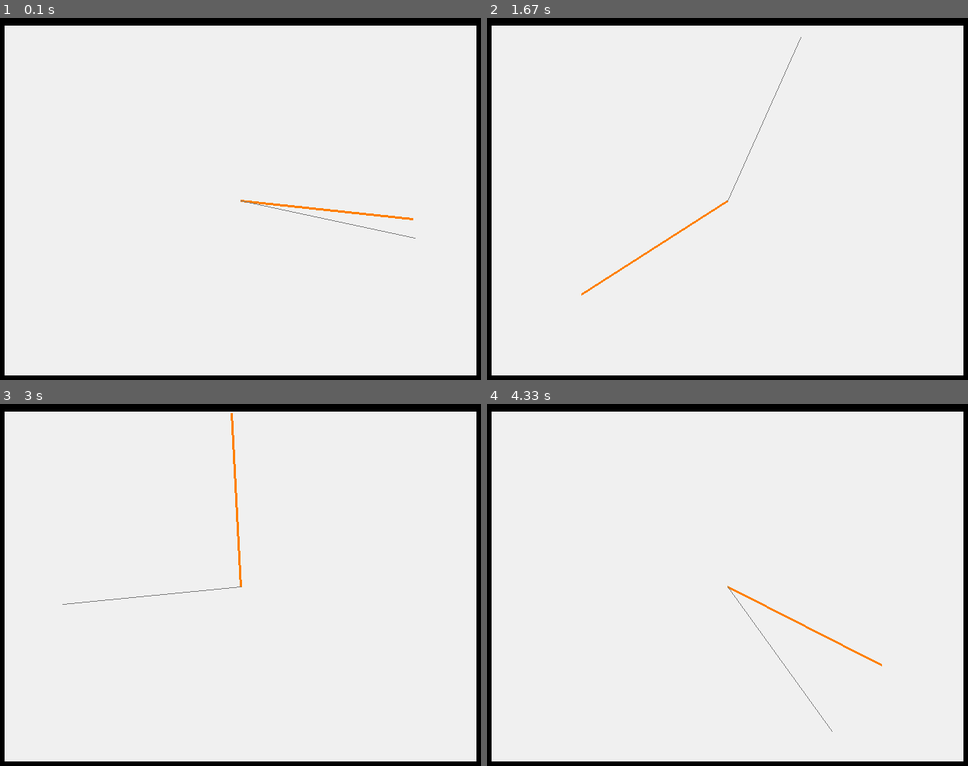
Above: before the commit, frames 1-4 (two rows, left to right).
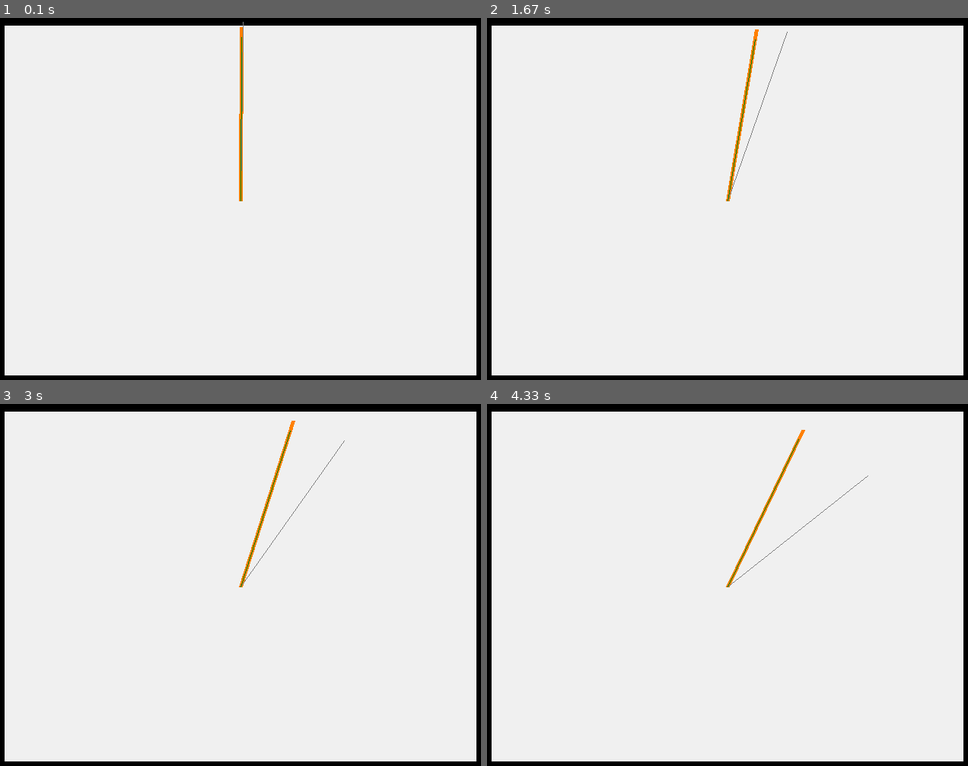
Above: after the commit, the same moments.

Repository: kloptops/pyglame
Game: pygame game, started from test.py
The game is run twice, just before and just after one commit, with the same random seed, the same clock (stepped at 60 frames per second) and the same inputs. The source is Python 2; it was converted automatically to run under Python 3.
Inputs (mouse positions are in pixels of both pictures, inside the frame that each line leads up to):
- Up to frame 1 (0.1 s): no input
- Up to frame 2 (1.67 s): click (727, 224) at 1.38 s
- Up to frame 3 (3 s): no input
- Up to frame 4 (4.33 s): no input

The runs differ from the first frame. In frame 1, 0.7% of the frame differs, in the area x 49-87%, y 1-61%; in frame 2, 0.7%; in frame 3, 0.7%, in the area x 12-72%, y 2-56%; in frame 4, 0.7%.

Commit message:
Fixed fullscreen bug under linux.
pyglame.window.pygame/__init__.py:
* toggling fullscreen mode now works at the expense of it crashing if I resize
  the VM's window.

test.py:
* now has 3rd hand that tracks the time and is a visual way to see if there is
  any issues with the current time tracking in the clock scheduling.

Diff:
--- a/pyglame/window/pygame/__init__.py
+++ b/pyglame/window/pygame/__init__.py
@@ -155,12 +155,8 @@
 _cursor_cache = {}
 
 class PygameWindow(BaseWindow):
-
     _fullscreen_modes = (
-        ## TODO: fullscreen resizeable sort of doesn't really not sort of work.
-        pygame.FULLSCREEN|pygame.HWSURFACE|pygame.RESIZABLE|pygame.DOUBLEBUF,
         pygame.FULLSCREEN|pygame.HWSURFACE|pygame.DOUBLEBUF,
-        pygame.FULLSCREEN|pygame.RESIZABLE,
         pygame.FULLSCREEN,
         )
 
@@ -212,8 +208,10 @@
     def _recreate(self, changes):
         self._create()
 
+        if 'fullscreen' in changes or 'resize' in changes:
+            self.dispatch_event('on_resize', self._width, self._height)
+
         if 'fullscreen' in changes:
-            self.dispatch_event('on_resize', self._width, self._height)
             self.dispatch_event('on_show')
 
 
@@ -239,7 +237,6 @@
         self._width = width
         self._height = height
         self._recreate(['resize'])
-        self.dispatch_event('on_resize', width, height)
 
     def get_size(self):
         return self._width, self._height
--- a/test.py
+++ b/test.py
@@ -19,6 +19,8 @@
         self.frame = 0
         self.r1 = 0
         self.r2 = 0
+        self.start_time = None
+        self.rt = 0
 
     def activate(self):
         self.window.push_handlers(self)
@@ -32,6 +34,9 @@
         window = self.window
         surface = window.surface
         surface.surface.fill(0)
+
+        pi2 = math.pi * 2
+        pihalf = math.pi / 2
 
         length = max(((min(window.width, window.height) / 2) - 5), 10)
         center = (window.width / 2, window.height / 2)
@@ -47,27 +52,44 @@
         pygame.draw.line(
             surface.surface, pygame.Color(255, 128, 0),
             center,
-            (   int(center[0] + (math.cos(self.r1 * math.pi * 2) * (length-7))),
-                int(center[1] + (math.sin(self.r1 * math.pi * 2) * (length-7)))),
-            3)
+            (   int(center[0] + (math.cos(self.r1 * pi2 - pihalf) * (length-7))),
+                int(center[1] + (math.sin(self.r1 * pi2 - pihalf) * (length-7)))),
+            5)
 
         pygame.draw.line(
             surface.surface, pygame.Color(128, 128, 128),
             center,
-            (   int(center[0] + (math.cos(self.r2 * math.pi * 2) * length)),
-                int(center[1] + (math.sin(self.r2 * math.pi * 2) * length))),
+            (   int(center[0] + (math.cos(self.r2 * pi2 - pihalf) * length)),
+                int(center[1] + (math.sin(self.r2 * pi2 - pihalf) * length))),
+            1)
+
+        pygame.draw.line(
+            surface.surface, pygame.Color(0, 128, 0),
+            center,
+            (   int(center[0] + (math.cos(self.rt * pi2 - pihalf) * (length - 20))),
+                int(center[1] + (math.sin(self.rt * pi2 - pihalf) * (length - 20)))),
             1)
 
         return True
 
     def on_update(self, dt):
+        if self.start_time == None:
+            self.start_time = pyglame.clock._default_time_function() - dt
+
+        self.rt = (pyglame.clock._default_time_function() - self.start_time) * (1/60.)
+        self.rt %= 360
+
         self.window.set_caption("Testing! - {:5.2f} fps".format(pyglame.clock.get_fps()))
         self.frame += 1
 
-        self.r1 += dt * .25
-        self.r2 += dt * .5
+        self.r1 += dt * (1/60.)
+        self.r2 += dt * (1/30.)
         self.r1 %= 360
         self.r2 %= 360
+
+        diff = abs(self.rt - self.r1)
+        if diff > 0.1:
+            print "DIFF: {}".format(diff)
 
     def on_key_release(self, symbol, modifiers):
         if symbol == pyglame.window.key.RETURN and (
@@ -90,8 +112,9 @@
 
 
 def main():
+    window = pyglame.window.Window(640, 480, resizable=True)
+    window.set_minimum_size(200, 200)
 
-    window = pyglame.window.Window(640, 480, resizable=True)
     scene = MyScene(window)
     scene.activate()
 
Not shown, changed: TODO.md
